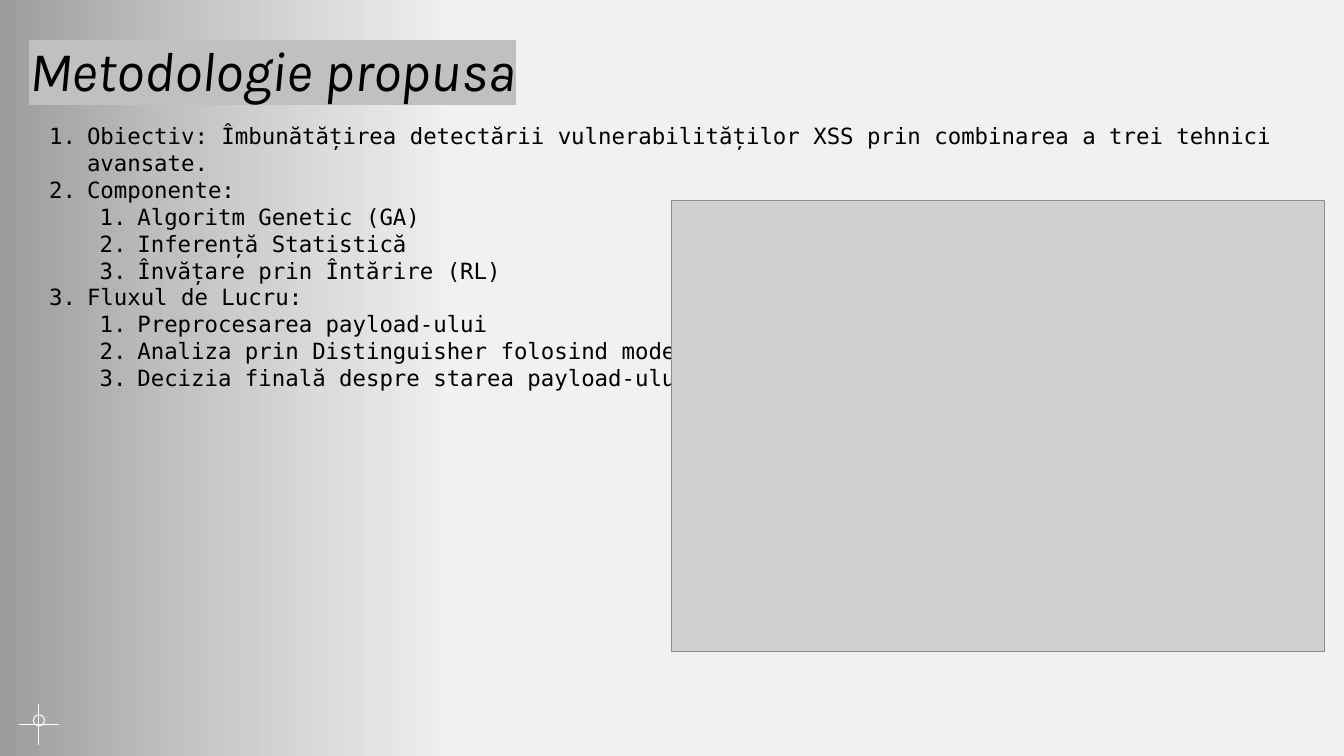
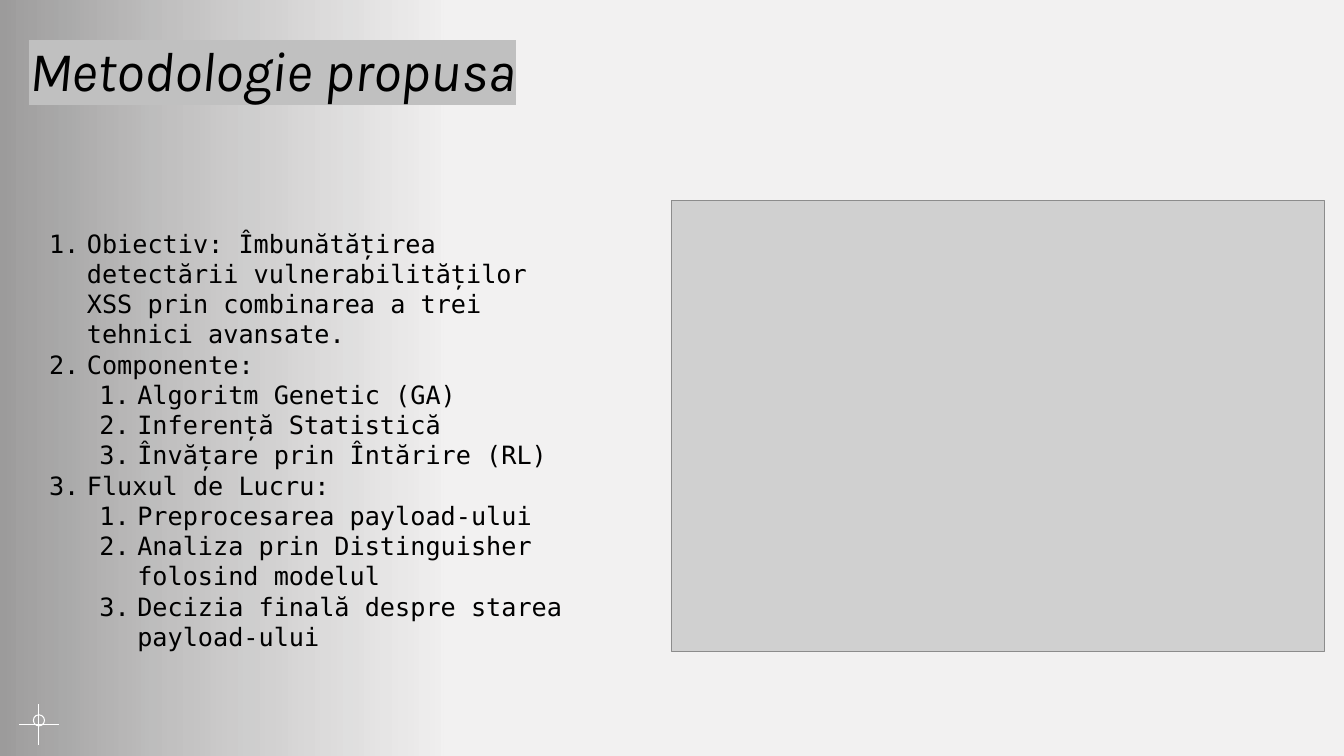
Before and after one commit to AntonioN09/ProiectTSS, a slide deck: slide 8 of Proiect_TSS.pptx (slide 9 before the commit). Drawn at 1344x756 pixels with LibreOffice and Linux fonts; fonts in the diff are those of the drawing; grey boxes stand for pictures; background and template pictures are left out. Boxes give left, top, right and bottom in pixels: in the first picture for what was removed or moved away, otherwise in the second. Text is boxed around its words. In the diff, an @@ line names an element or a change of style, - is before the commit and + after.

```diff
--- a/Proiect_TSS.pptx
+++ b/Proiect_TSS.pptx
@@ text "Obiectiv: Îmbunătățirea detectării vulnerabilităților XSS ...": place and size @@
-text "Obiectiv: Îmbunătățirea detectării vulnerabilităților XSS ..." at <box>87,126,1270,392</box>
+text "Obiectiv: Îmbunătățirea detectării vulnerabilităților XSS ..." at <box>87,232,562,652</box>
@@ text "Obiectiv: Îmbunătățirea detectării vulnerabilităților XSS ..." at <box>87,232,562,652</box>: size 16 to 18 pt @@
```
Also in this commit, not shown: 4 other slides changed, 8 slides added, 1 slide removed, 2 other files.
